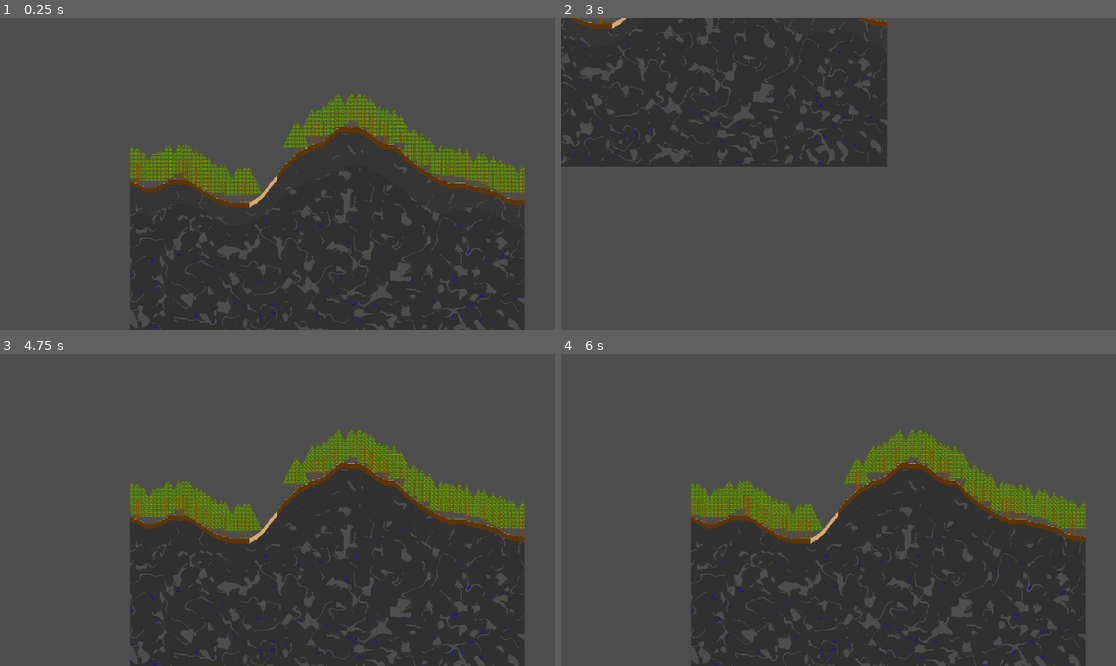
Above: before the commit, frames 1-4 (two rows, left to right).
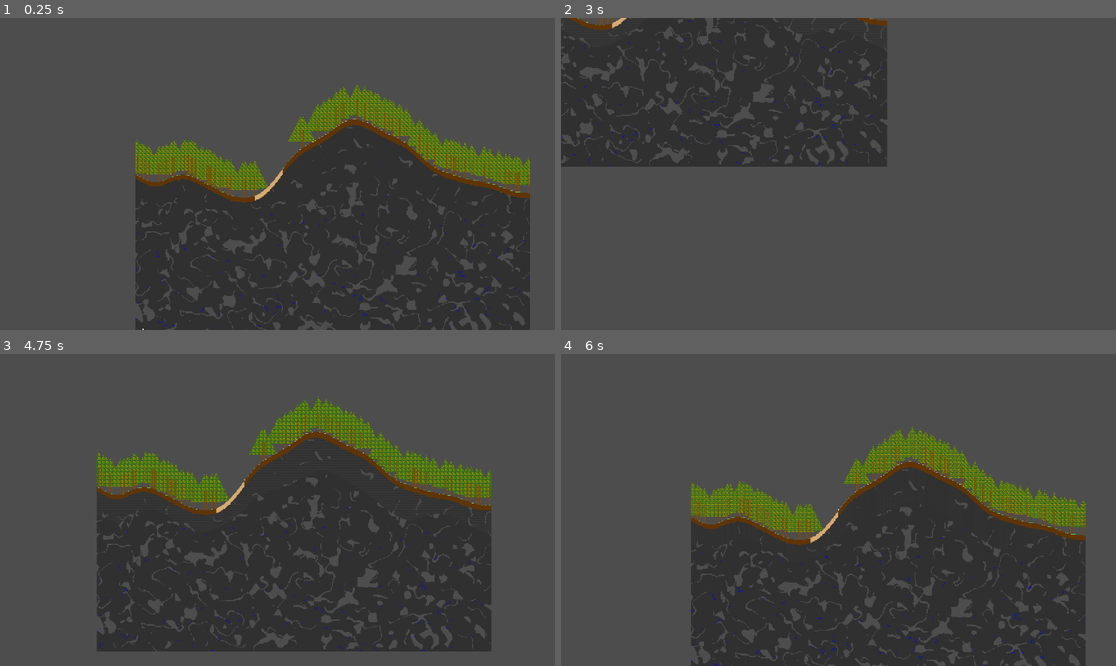
Above: after the commit, the same moments.

Repository: TwigGlenn4/BlockForge
Game: Godot game, scene res://scenes/GameScene/game_scene.tscn
The game is run twice, just before and just after one commit, with the same random seed, the same clock (stepped at 60 frames per second) and the same inputs.
Inputs (mouse positions are in pixels of both pictures, inside the frame that each line leads up to):
- Up to frame 1 (0.25 s): no input
- Up to frame 2 (3 s): tap Enter (ui_accept) at 0.5, 0.77, 1.52, 2 s; move the mouse to (960, 158) at 0.52 s; hold Down (camera_pan_down) 0.53-1.28 s; tap Left (camera_pan_left) at 0.8, 1.35 s; move the mouse to (727, 189) at 1.27 s; tap Right (camera_pan_right) at 1.55 s; move the mouse to (894, 105) at 2.02 s; hold Right (camera_pan_right) 2.03-2.78 s; tap Up (camera_pan_up) at 2.3, 2.85 s; move the mouse to (810, 236) at 2.77 s
- Up to frame 3 (4.75 s): tap Enter (ui_accept) at 3.02, 3.5, 3.77, 4.25, 4.52 s; tap Mouse wheel up (camera_zoom_in) at 3.05 s; move the mouse to (444, 556) at 3.52 s; hold Mouse wheel up (camera_zoom_in) 3.53-4.28 s; tap - (camera_zoom_out) at 3.8, 4.35 s; move the mouse to (111, 463) at 4.27 s; tap Keypad 0 (look_at_portal) at 4.55 s
- Up to frame 4 (6 s): move the mouse to (866, 510) at 5.02 s; hold Keypad 0 (look_at_portal) 5.03-5.78 s; tap M (print_pointer_location) at 5.3, 5.85 s; tap Enter (ui_accept) at 5.75 s; move the mouse to (755, 432) at 5.77 s

The runs differ from the first frame. In frame 1, 15% of the frame differs, in the area x 23-96%, y 21-100%; in frame 2, less than 0.1%; in frame 3, 25%, in the area x 17-95%, y 13-100%; in frame 4, 0.9%.

Commit message:
character & interacter started

Diff:
--- /dev/null
+++ b/classes/character.gd
@@ -0,0 +1,31 @@
+extends Node2D
+class_name Character
+
+var current_pos: Vector2i = Vector2i(0,0)
+var target_pos: Vector2i = Vector2i(-1,-1)
+var lerp_timer: float = 0.0
+
+# Called when the node enters the scene tree for the first time.
+func _ready():
+  pass # Replace with function body.
+
+
+# Called every frame. 'delta' is the elapsed time since the previous frame.
+func _process(delta):
+  var target_pixels: Vector2i = Helpers.pos_block_to_pixel(target_pos)
+
+  if target_pos != Vector2i(-1,-1):
+    lerp_timer += delta*0.04
+    position = position.lerp(target_pixels, lerp_timer)
+    # print("lerped to "+str(position))
+    if position == Vector2(target_pixels):
+      lerp_timer = 0
+      target_pos = Vector2i(-1,-1)
+
+
+  current_pos = Helpers.pos_pixel_to_block(position)
+
+
+func _go_to_portal(pixel_pos:Vector2):
+  print("Targeting character to "+str(pixel_pos))
+  target_pos = pixel_pos
--- a/classes/helpers.gd
+++ b/classes/helpers.gd
@@ -119,10 +119,10 @@
   return "("+str(x)+", "+str(y)+")"
 
 # Convert between block coordinates and godot pixel units
-static func pos_block_to_pixel( block_pos: Vector2 ):
-  return Vector2(block_pos.x*16 + 8, -block_pos.y*16 - 8)
-static func pos_pixel_to_block( block_pos: Vector2 ):
-  return Vector2((block_pos.x-8)/16.0, (-block_pos.x+8)/16.0)
+static func pos_block_to_pixel( block_pos: Vector2i ):
+  return Vector2i(block_pos.x*16 + 8, -block_pos.y*16 - 8)
+static func pos_pixel_to_block( block_pos: Vector2i ):
+  return Vector2i((block_pos.x-8)/16, (-block_pos.y+8)/16)
 
 # camera_to(): centers the camera on the given position at given zoom
 static func camera_to( cam: Camera2D, pos: Vector2, zoom=null ):
--- /dev/null
+++ b/classes/interacter.gd
@@ -0,0 +1,77 @@
+extends Camera2D
+
+const PAN_SPEED = 10
+const ZOOM_SPEED = 0.05
+const LERP_TIME = 0.5
+
+@onready var world = get_node("/root/GameScene/World")
+@onready var selected_character = get_node("/root/GameScene/World/Character")
+
+var generating_chunks_enabled = false
+
+# move camera to position
+var lerp_target: Vector2i = Vector2i(-1,-1)
+var lerp_timer: float = 0.0
+
+# Called when the node enters the scene tree for the first time.
+func _ready():
+  pass # Replace with function body.
+
+
+func _process(delta):
+  # Pan controls
+  var movement = Vector2.ZERO
+  if Input.is_action_pressed("camera_pan_left"):
+    movement += Vector2(-PAN_SPEED, 0)
+  if Input.is_action_pressed("camera_pan_right"):
+    movement += Vector2(PAN_SPEED, 0)
+  if Input.is_action_pressed("camera_pan_up"):
+    movement += Vector2(0, -PAN_SPEED)
+  if Input.is_action_pressed("camera_pan_down"):
+    movement += Vector2(0, PAN_SPEED)
+  position += movement * (Vector2.ONE/zoom) * ( delta / 0.0166)
+
+  if lerp_target != Vector2i(-1,-1):
+    lerp_timer += delta/LERP_TIME
+    clampf(lerp_timer, 0.0, 1.0)
+    position = position.lerp(lerp_target, lerp_timer)
+    # print("lerped to "+str(position))
+    if position == Vector2(lerp_target):
+      print("lerp done, delta = "+str(delta))
+      lerp_timer = 0
+      lerp_target = Vector2i(-1,-1)
+
+  # Generate 3 chunks at camera
+  if generating_chunks_enabled:
+    var chunk_num:int = Helpers.pos_pixel_to_block(position).x / Chunk.WIDTH
+    if chunk_num > 0 and chunk_num < world.width-1:
+      if world.chunks[chunk_num].gen_state != Chunk.GEN_STATE_MAX:
+        world.worldgen.queue_chunk(chunk_num, Chunk.GEN_STATE_MAX)
+      if world.chunks[chunk_num-1].gen_state != Chunk.GEN_STATE_MAX:
+        world.worldgen.queue_chunk(chunk_num-1, Chunk.GEN_STATE_MAX)
+      if world.chunks[chunk_num+1].gen_state != Chunk.GEN_STATE_MAX:
+        world.worldgen.queue_chunk(chunk_num+1, Chunk.GEN_STATE_MAX)
+
+
+# Zoom controls in _input to properly accept mouse wheel input
+func _input(event):
+  if event.is_action_pressed("camera_zoom_in"):
+    zoom += Vector2(ZOOM_SPEED, ZOOM_SPEED)
+  if event.is_action_pressed("camera_zoom_out"):
+    zoom += Vector2(-ZOOM_SPEED, -ZOOM_SPEED)
+
+  zoom = zoom.clamp(Vector2(0.02, 0.02), Vector2(3,3))
+  scale = Vector2(1 / zoom.x, 1 / zoom.y)
+
+  if event.is_action_pressed("print_pointer_location"):
+    print("Mouse is at: ", get_global_mouse_position()/16)
+
+  if Input.is_action_pressed("look_at_portal"): # centers camera on bottom block of portal anim
+    _move_to_block(world.world_portal_pos)
+
+
+
+
+func _move_to_block(block_pos:Vector2i):
+  lerp_target = Helpers.pos_block_to_pixel(block_pos)
+  lerp_timer = 0
--- a/classes/worldgen_v2.gd
+++ b/classes/worldgen_v2.gd
@@ -13,6 +13,9 @@
 signal gentimer_stop
 var generation_working = true
 
+signal move_camera(block_pos)
+signal character_to_portal(portal_pos)
+
 
 const QUEUE_DELAY:int = 0; # min seconds between chunk generation starts
 var queue_timer:int = 0;
@@ -25,8 +28,8 @@
 # Initalize persistent variables used on every chunk.
 func setup():
   # Noise
-  noise.stone = Helpers.create_noise( world.w_seed + 1, 0.003, 25 )
-  noise.dirt = Helpers.create_noise( world.w_seed + 2, 0.001, 10 )
+  noise.stone = Helpers.create_noise( world.w_seed + 1, 0.003, 3 )
+  noise.dirt = Helpers.create_noise( world.w_seed + 2, 0.001, 3 )
   noise.mountain = Helpers.create_noise( world.w_seed + 3, 0.002, 3 )
   noise.humidity = Helpers.create_noise( world.w_seed + 10, 0.002, 3 )
 
@@ -305,14 +308,16 @@
     print("Portal will be at "+str(world.world_portal_pos.x)+" in chunk "+ str(world_portal_chunk))
 
     # Move camera to portal chunk
-    Helpers.camera_to(camera, Vector2(world.world_portal_pos.x, Chunk.HEIGHT/2))
+    move_camera.emit(Vector2i(world.world_portal_pos.x, Chunk.HEIGHT/2))
     print("camera moved to "+ str(Vector2(world.world_portal_pos.x, Chunk.HEIGHT/2)))
 
     # generate portal if y not set AND the chunk is generated.
   if world.world_portal_pos.y == 0 and world.chunks[world.world_portal_pos.x/Chunk.WIDTH].gen_state == 2:
     world.world_portal_pos.y = world.get_surface(world.world_portal_pos.x )
     gen_feature_portal( world.world_portal_pos.x, world.world_portal_pos.y, true )
-    Helpers.camera_to(camera, world.world_portal_pos)
+    move_camera.emit(world.world_portal_pos)
+    character_to_portal.emit(world.world_portal_pos)
+
     camera.generating_chunks_enabled = true
   if chunk_queue.size() == 0 and generation_working:
     gentimer_stop.emit()
--- a/project.godot
+++ b/project.godot
@@ -75,6 +75,11 @@
 , Object(InputEventKey,"resource_local_to_scene":false,"resource_name":"","device":-1,"window_id":0,"alt_pressed":false,"shift_pressed":false,"ctrl_pressed":false,"meta_pressed":false,"pressed":false,"keycode":0,"physical_keycode":80,"key_label":0,"unicode":112,"echo":false,"script":null)
 ]
 }
+look_at_character={
+"deadzone": 0.5,
+"events": [Object(InputEventKey,"resource_local_to_scene":false,"resource_name":"","device":-1,"window_id":0,"alt_pressed":false,"shift_pressed":false,"ctrl_pressed":false,"meta_pressed":false,"pressed":false,"keycode":0,"physical_keycode":67,"key_label":0,"unicode":99,"echo":false,"script":null)
+]
+}
 
 [rendering]
 
--- a/scenes/GameScene/game_scene.tscn
+++ b/scenes/GameScene/game_scene.tscn
@@ -1,12 +1,14 @@
-[gd_scene load_steps=11 format=3 uid="uid://bkuecm30s0en7"]
+[gd_scene load_steps=13 format=3 uid="uid://bkuecm30s0en7"]
 
 [ext_resource type="Script" path="res://classes/world.gd" id="1_7un8v"]
 [ext_resource type="Texture2D" uid="uid://bcwqxm7o0po3x" path="res://assets/textures/atlas/terrain.png" id="1_r7ng2"]
 [ext_resource type="Texture2D" uid="uid://bwk8f7aw78c6v" path="res://assets/textures/atlas/portal.png" id="2_0q8pn"]
-[ext_resource type="Script" path="res://scenes/GameScene/manual_camera_mover.gd" id="3_o56cf"]
+[ext_resource type="Script" path="res://classes/interacter.gd" id="4_ws153"]
 [ext_resource type="Script" path="res://scenes/GameScene/GeneratorProgress.gd" id="5_4gwsg"]
 [ext_resource type="Script" path="res://classes/worldgen_v2.gd" id="6_s71n1"]
 [ext_resource type="Script" path="res://scenes/GameScene/WorldGenTimer.gd" id="7_8d45b"]
+[ext_resource type="Script" path="res://classes/character.gd" id="8_dcpno"]
+[ext_resource type="Texture2D" uid="uid://c145e8oi1b1dq" path="res://assets/textures/entity/character.png" id="8_rfaf3"]
 
 [sub_resource type="TileSetAtlasSource" id="TileSetAtlasSource_omqh2"]
 texture = ExtResource("2_0q8pn")
@@ -46,10 +48,9 @@
 layer_0/name = "Foreground"
 
 [node name="Camera2D" type="Camera2D" parent="World"]
-position = Vector2(-331, -3676)
 scale = Vector2(0.5, 0.5)
 zoom = Vector2(0.1, 0.1)
-script = ExtResource("3_o56cf")
+script = ExtResource("4_ws153")
 
 [node name="Control" type="Control" parent="World/Camera2D"]
 visible = false
@@ -76,8 +77,18 @@
 [node name="WorldGen" type="Node" parent="World"]
 script = ExtResource("6_s71n1")
 
-[node name="WorldGenTimer" type="Node" parent="."]
+[node name="WorldGenTimer" type="Node" parent="World/WorldGen"]
 script = ExtResource("7_8d45b")
 
-[connection signal="gentimer_start" from="World/WorldGen" to="WorldGenTimer" method="_timer_start"]
-[connection signal="gentimer_stop" from="World/WorldGen" to="WorldGenTimer" method="_timer_stop"]
+[node name="Character" type="Node2D" parent="World"]
+script = ExtResource("8_dcpno")
+
+[node name="Sprite2D" type="Sprite2D" parent="World/Character"]
+z_index = 1
+texture = ExtResource("8_rfaf3")
+offset = Vector2(0, -8)
+
+[connection signal="character_to_portal" from="World/WorldGen" to="World/Character" method="_go_to_portal"]
+[connection signal="gentimer_start" from="World/WorldGen" to="World/WorldGen/WorldGenTimer" method="_timer_start"]
+[connection signal="gentimer_stop" from="World/WorldGen" to="World/WorldGen/WorldGenTimer" method="_timer_stop"]
+[connection signal="move_camera" from="World/WorldGen" to="World/Camera2D" method="_move_to_block"]
Binary file added: assets/textures/entity/character.png
Not shown, added: assets/textures/entity/character.png.import
